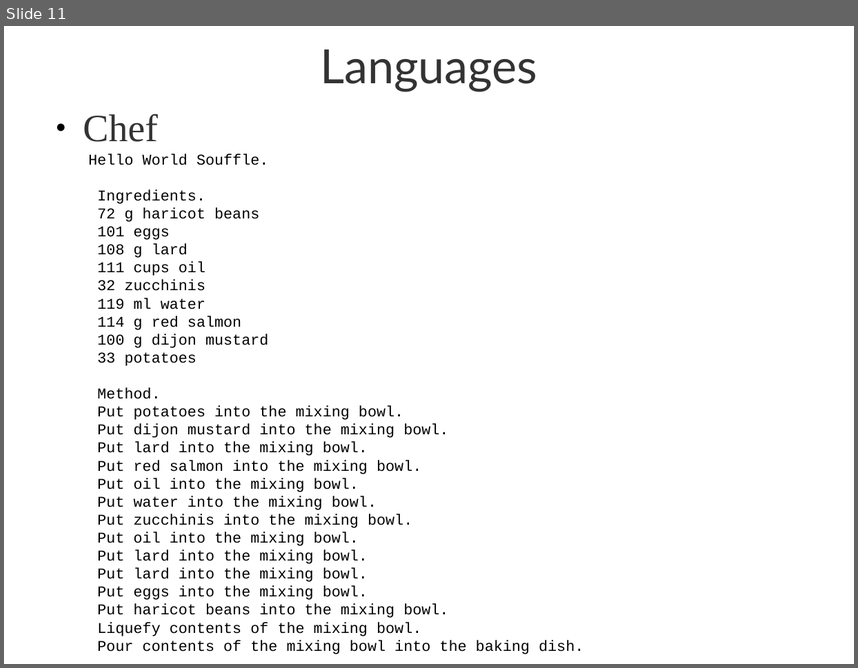
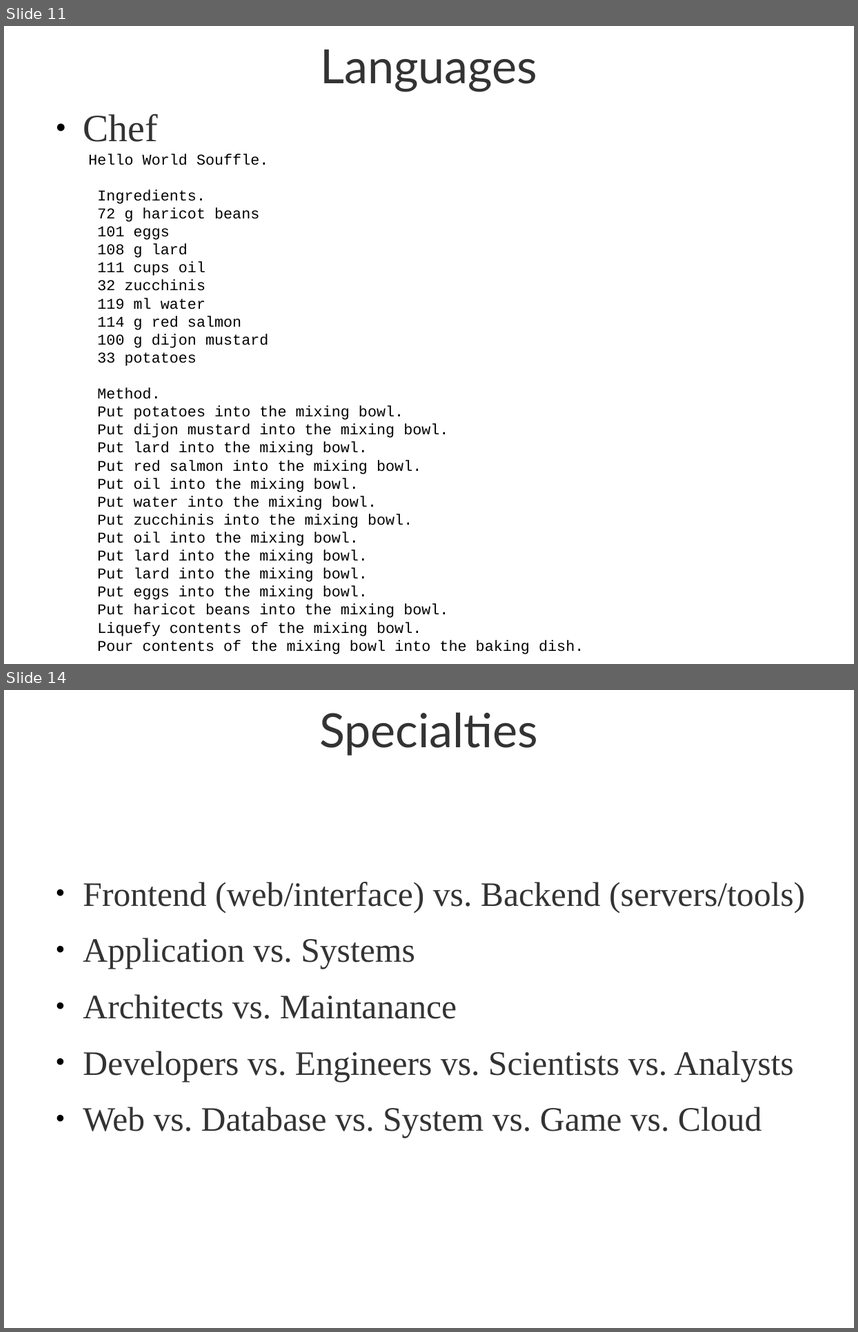
Before and after one commit to open-it-lab/ol-presentations, a slide deck: executive-briefing.odp. Shown one above the other, each under a label of ours: slide 11 before the commit, slides 11 and 14 after it; the slides between them are not shown. The pictures are 858x668 and 858x1332 pixels, drawn with LibreOffice and Linux fonts; fonts in the diff are those of the drawing. Boxes give left, top, right and bottom in pixels: in the first picture for what was removed or moved away, otherwise in the second. Text is boxed around its words. In the diff, an @@ line names an element or a change of style, - is before the commit and + after.

```diff
--- a/executive-briefing.odp
+++ b/executive-briefing.odp
@@ slide 14 added at (4, 690, 854, 1328), background #FFFFFF @@
@@ title added at (319, 712, 538, 756), 44 pt, text #333333 @@
+Specialties
@@ text added at (83, 882, 805, 1138), 32 pt, text #333333 @@
+● Frontend (web/interface) vs. Backend (servers/tools)
+● Application vs. Systems
+● Architects vs. Maintanance
+● Developers vs. Engineers vs. Scientists vs. Analysts
+● Web vs. Database vs. System vs. Game vs. Cloud
```
Also in this commit, not shown: 2 other slides added, 3 other files.
